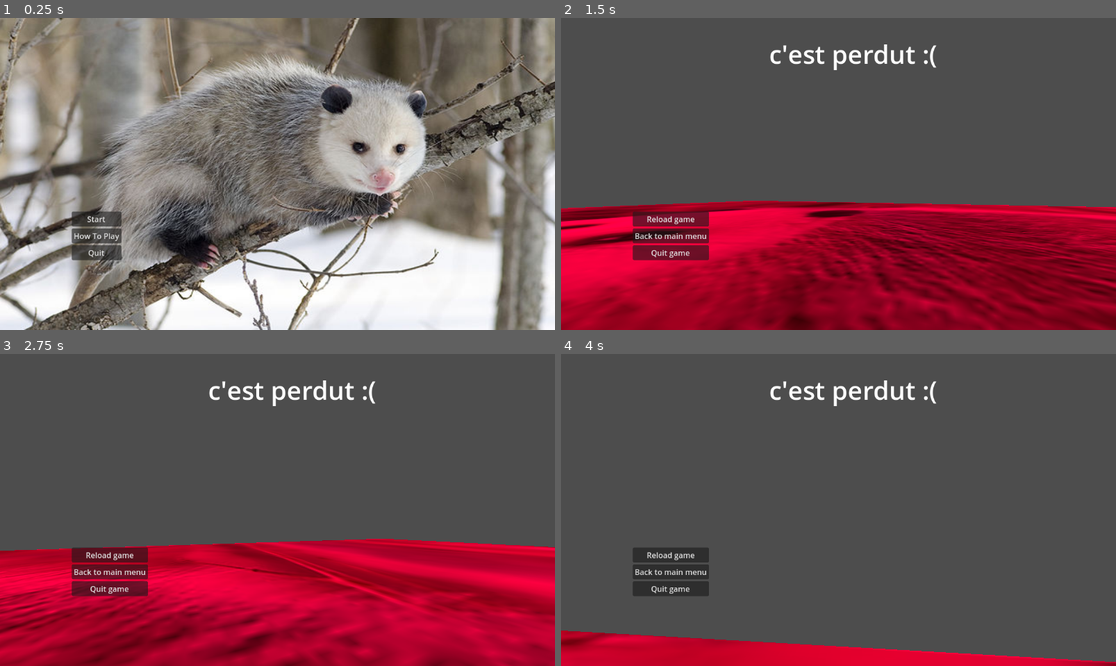
Above: before the commit, frames 1-4 (two rows, left to right).
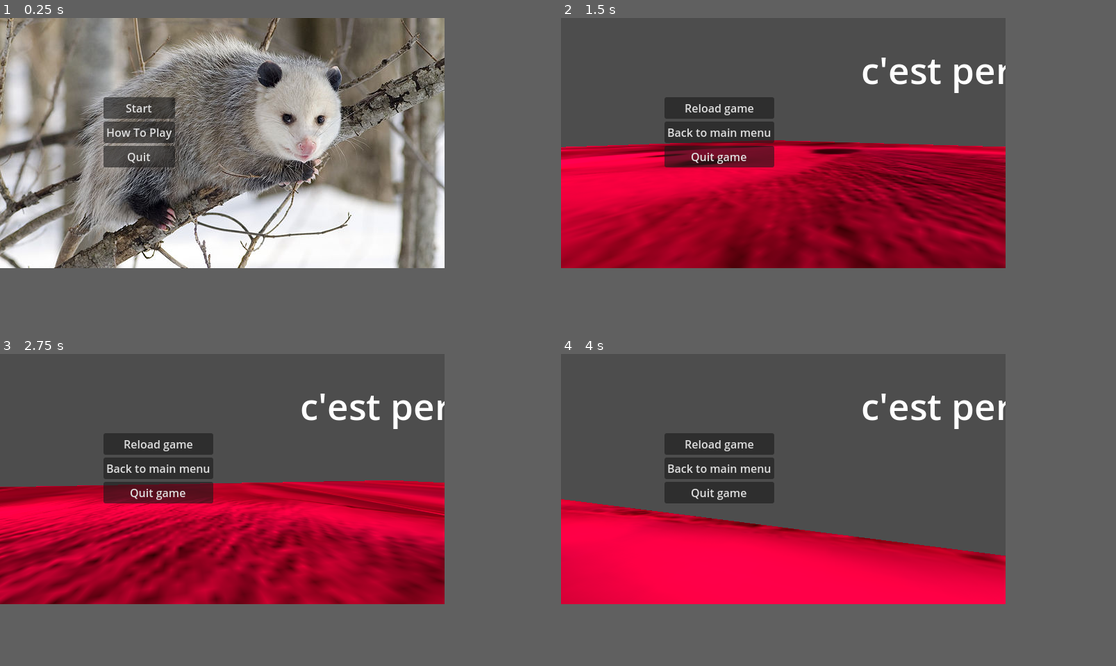
Above: after the commit, the same moments.

Repository: Minipeps/SpeedJam-8
Game: Godot game, scene res://Menus/MainMenu/MainMenu.tscn
Same seed, same stepped clock (60 frames per second), same inputs: the game is played once before the commit and once after it.
Inputs (mouse positions are in pixels of both pictures, inside the frame that each line leads up to):
- Up to frame 1 (0.25 s): no input
- Up to frame 2 (1.5 s): click "Start" at 0.5 s; tap Enter (ui_accept) at 1.25 s; move the mouse to (866, 174) at 1.27 s; hold Up (player_move_up) from 1.28 s (still down); tap C (display_end_screen_lose) at 1.35 s
- Up to frame 3 (2.75 s): keep holding Up (player_move_up); tap Enter (ui_accept) at 1.52, 2.27 s; move the mouse to (249, 510) at 2.02 s; tap X (display_end_screen_win) at 2.1 s
- Up to frame 4 (4 s): keep holding Up (player_move_up); move the mouse to (849, 503) at 2.77 s; tap C (display_end_screen_lose) at 2.85 s; move the mouse to (832, 516) at 3.52 s; tap X (display_end_screen_win) at 3.6 s; tap Enter (ui_accept) at 3.77 s
In our replay, the window is 799x449 before the commit and 640x360 after it. These sizes can differ from the game's own. Grey fills any space a smaller window leaves; there, only what the larger window draws over its background counts as a difference.

The runs differ from the first frame. In frame 1, 72% of the frame differs, in the area x 0-100%, y 0-100%; in frame 2, 55%; in frame 3, 55%; in frame 4, 31%.

Commit message:
settings: set viewport for pixel art

Diff:
--- a/project.godot
+++ b/project.godot
@@ -10,7 +10,7 @@
 
 [application]
 
-config/name="GodotJamTemplate"
+config/name="SpeedJam-8"
 run/main_scene="res://Menus/MainMenu/MainMenu.tscn"
 config/features=PackedStringArray("4.3", "Forward Plus")
 config/icon="res://icon.svg"
@@ -18,6 +18,13 @@
 [autoload]
 
 Main="*res://Main.tscn"
+
+[display]
+
+window/size/viewport_width=640
+window/size/viewport_height=360
+window/size/resizable=false
+window/stretch/mode="viewport"
 
 [input]
 
@@ -65,3 +72,7 @@
 "events": [Object(InputEventKey,"resource_local_to_scene":false,"resource_name":"","device":-1,"window_id":0,"alt_press …(191 unchanged characters)…
 ]
 }
+
+[rendering]
+
+2d/snap/snap_2d_transforms_to_pixel=true
